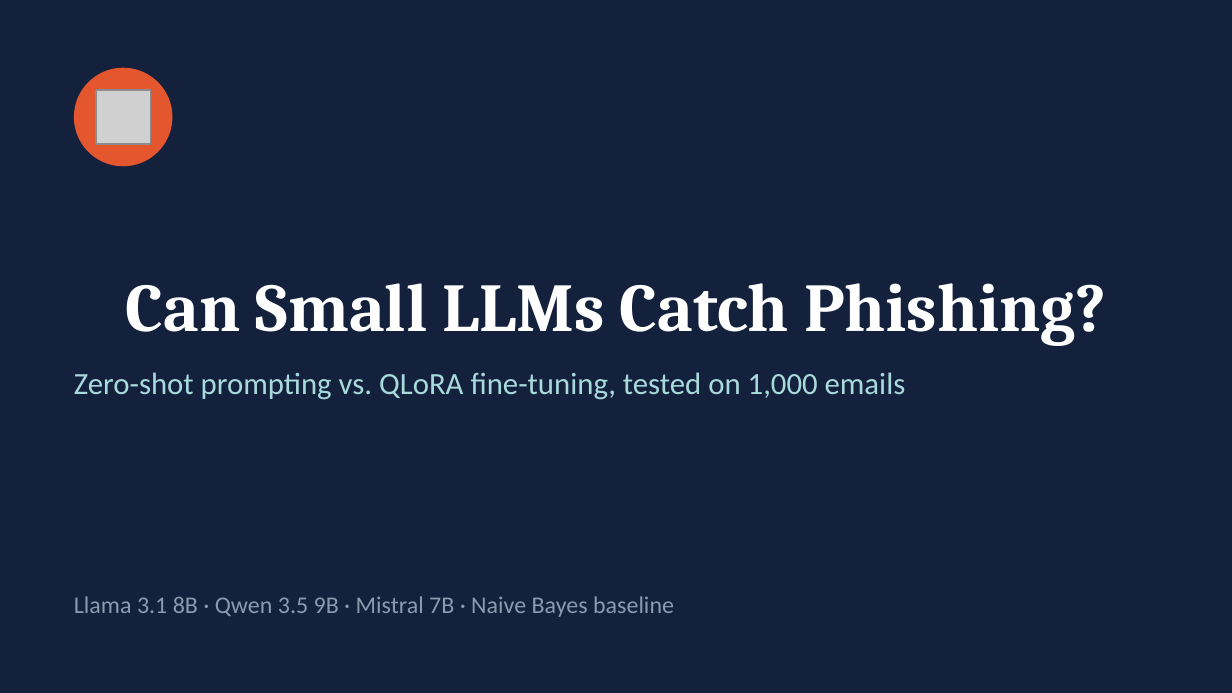
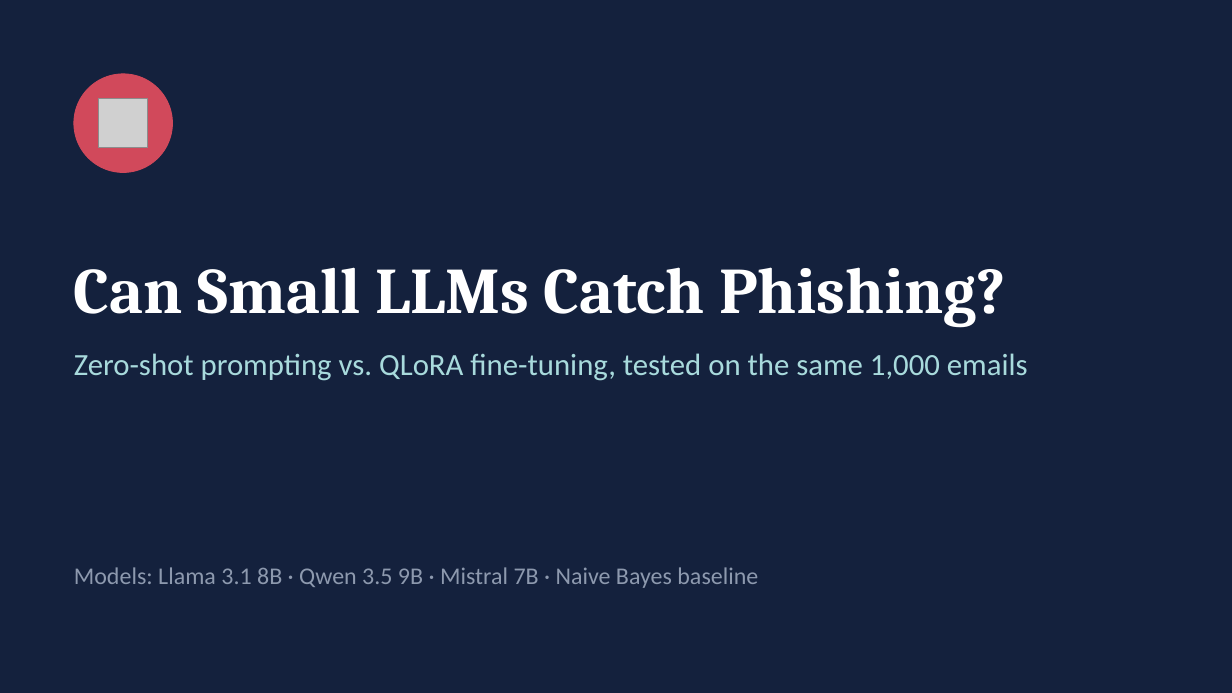
Before and after one commit to mihaighise/llm-phishing, a slide deck: slide 1 of presentation.pptx. Drawn at 1232x693 pixels with LibreOffice and Linux fonts; fonts in the diff are those of the drawing; grey boxes stand for pictures. Boxes give left, top, right and bottom in pixels: in the first picture for what was removed or moved away, otherwise in the second. Text is boxed around its words. In the diff, an @@ line names an element or a change of style, - is before the commit and + after.

```diff
--- a/presentation.pptx
+++ b/presentation.pptx
@@ ellipse: place and size @@
-ellipse at (74, 68, 172, 166)
+ellipse at (74, 74, 172, 172)
@@ ellipse at (74, 74, 172, 172): fill #E4572E to #D1495B; outline none to #D1495B 0.5 pt @@
@@ picture: place and size @@
-picture at (96, 90, 150, 144)
+picture at (99, 99, 148, 148)
@@ text "Can Small LLMs Catch Phishing?": place and size @@
-text "Can Small LLMs Catch Phishing?" at (126, 283, 1106, 346)
+text "Can Small LLMs Catch Phishing?" at (74, 267, 1006, 328)
@@ text "Can Small LLMs Catch Phishing?" at (74, 267, 1006, 328): size 40 to 38 pt; alignment centre to left @@
@@ text at (74, 353, 1028, 381): text changed @@
-Zero-shot prompting vs. QLoRA fine-tuning, tested on 1,000 emails
+Zero-shot prompting vs. QLoRA fine-tuning, tested on the same 1,000 emails
@@ text at (74, 567, 758, 588): text changed @@
-Llama 3.1 8B · Qwen 3.5 9B · Mistral 7B · Naive Bayes baseline
+Models: Llama 3.1 8B · Qwen 3.5 9B · Mistral 7B · Naive Bayes baseline
@@ text "Models: Llama 3.1 8B · ..." at (74, 567, 758, 588): vertical alignment middle to top @@
```
Also in this commit, not shown: 6 other slides changed, 1 other file.
